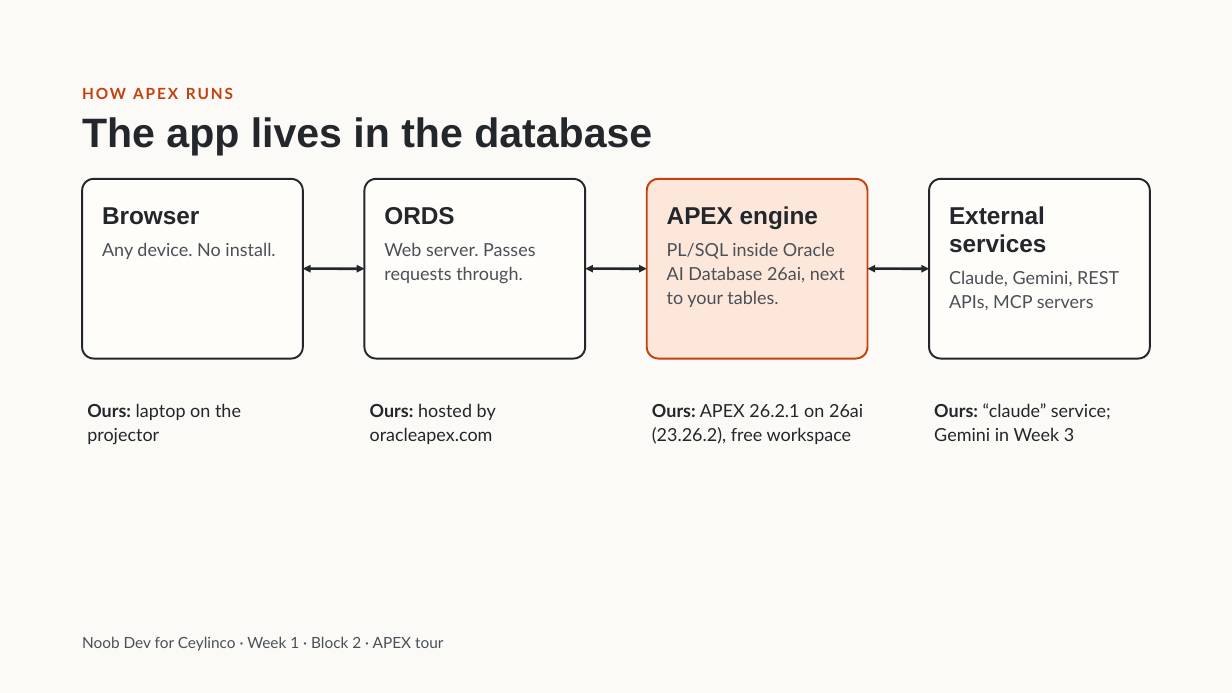
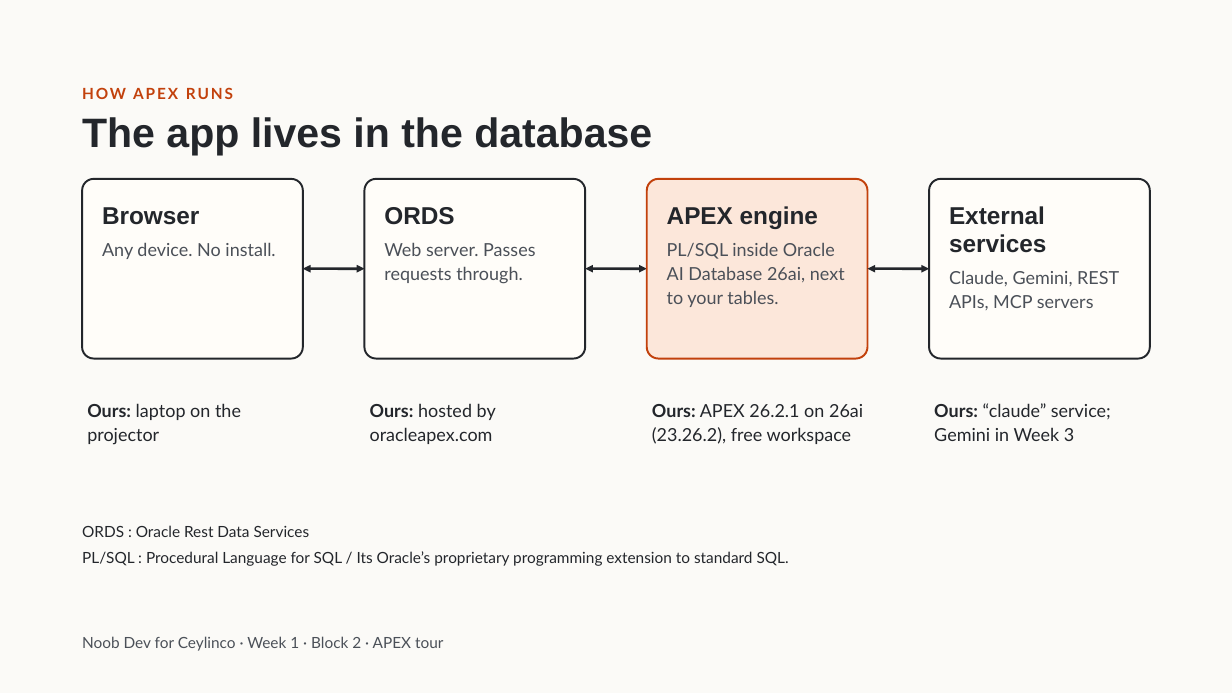
Before and after one commit to Adore96/ceylinco-ai-series, a slide deck: slide 10 of presentation/week1/week1-deck.pptx (slide 9 before the commit). Drawn at 1232x693 pixels with LibreOffice and Linux fonts; fonts in the diff are those of the drawing. Boxes give left, top, right and bottom in pixels: in the first picture for what was removed or moved away, otherwise in the second. Text is boxed around its words. In the diff, an @@ line names an element or a change of style, - is before the commit and + after.

```diff
--- a/presentation/week1/week1-deck.pptx
+++ b/presentation/week1/week1-deck.pptx
@@ text added at (82,525,310,537), 12 pt, text #23262B @@
+ORDS : Oracle Rest Data Services
@@ text added at (82,551,789,566), 12 pt, text #23262B @@
+PL/SQL : Procedural Language for SQL / Its Oracle’s proprietary programming extension to standard SQL.
```
Also in this commit, not shown: 3 other slides changed, 1 slide added, 1 other file.
